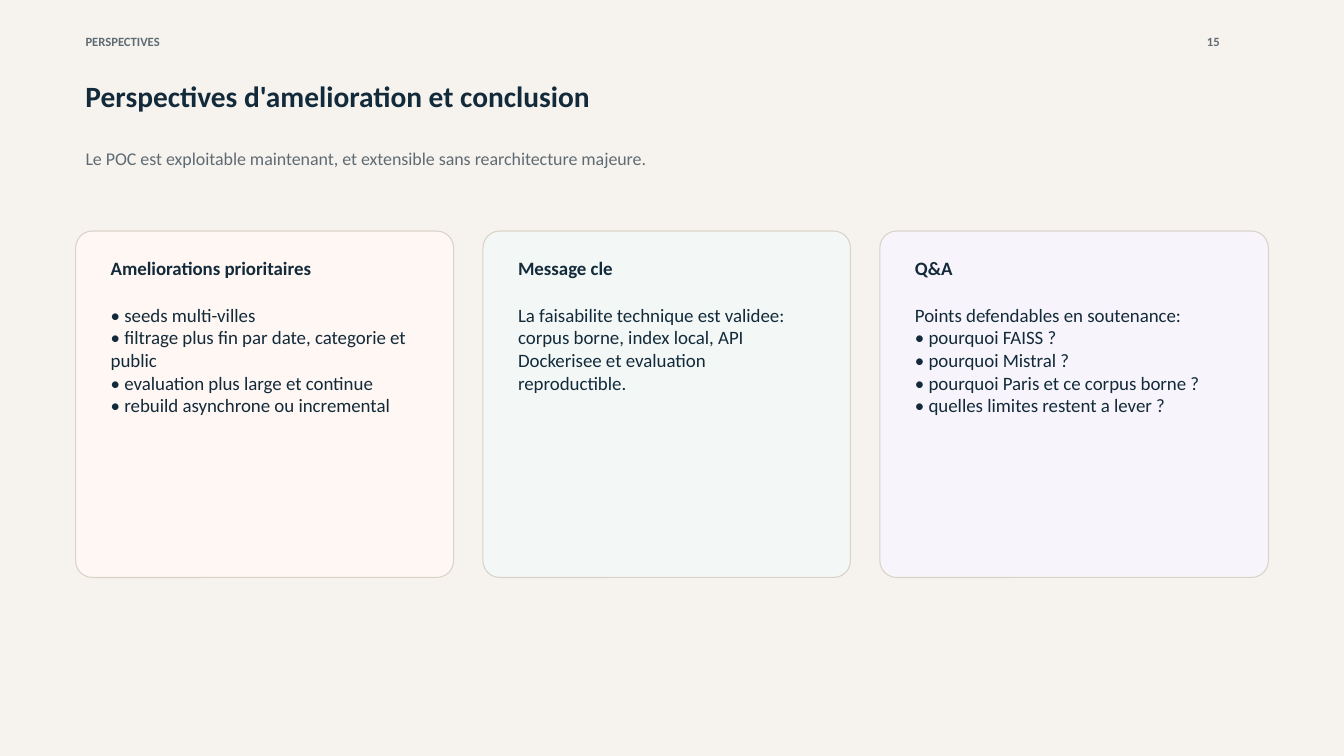
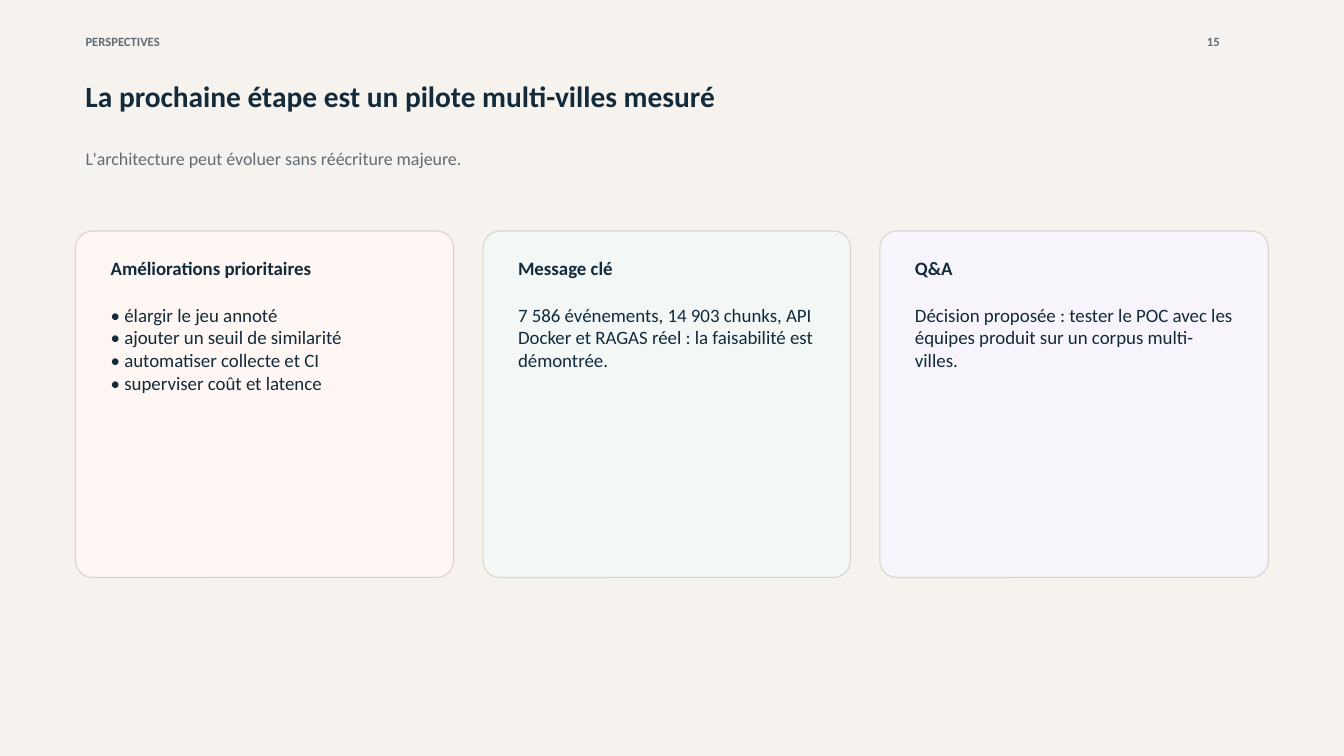
Before and after one commit to hgbe-GH/Projet7, a slide deck: slide 15 of outputs/openagenda-rag-soutenance.pptx. Drawn at 1344x756 pixels with LibreOffice and Linux fonts; fonts in the diff are those of the drawing. Boxes give left, top, right and bottom in pixels: in the first picture for what was removed or moved away, otherwise in the second. Text is boxed around its words. In the diff, an @@ line names an element or a change of style, - is before the commit and + after.

Commit message:
docs: update soutenance deck with measured RAGAS results

```diff
--- a/outputs/openagenda-rag-soutenance.pptx
+++ b/outputs/openagenda-rag-soutenance.pptx
@@ text at (x1=85, y1=86, x2=715, y2=112): text changed @@
-Perspectives d'amelioration et conclusion
+La prochaine étape est un pilote multi-villes mesuré
@@ text at (x1=86, y1=152, x2=462, y2=168): text changed @@
-Le POC est exploitable maintenant, et extensible sans rearchitecture majeure.
+L'architecture peut évoluer sans réécriture majeure.
@@ text at (x1=111, y1=261, x2=311, y2=278): text changed @@
-Ameliorations prioritaires
+Améliorations prioritaires
@@ text at (x1=518, y1=261, x2=613, y2=278): text changed @@
-Message cle
+Message clé
@@ text at (x1=124, y1=309, x2=342, y2=393): text changed @@
-• seeds multi-villes
-• filtrage plus fin par date, categorie et public
-• evaluation plus large et continue
-• rebuild asynchrone ou incremental
+• élargir le jeu annoté
+• ajouter un seuil de similarité
+• automatiser collecte et CI
+• superviser coût et latence
@@ text at (x1=518, y1=309, x2=813, y2=367): text changed @@
-La faisabilite technique est validee: corpus borne, index local, API Dockerisee et evaluation reproductible.
+7 586 événements, 14 903 chunks, API Docker et RAGAS réel : la faisabilité est démontrée.
@@ text at (x1=915, y1=309, x2=1232, y2=367): text changed @@
-Points defendables en soutenance:
-• pourquoi FAISS ?
-• pourquoi Mistral ?
-• pourquoi Paris et ce corpus borne ?
-• quelles limites restent a lever ?
+Décision proposée : tester le POC avec les équipes produit sur un corpus multi-villes.
```
Also in this commit, not shown: 5 other slides changed, 2 slides added, 2 slides removed, 1 other file.
